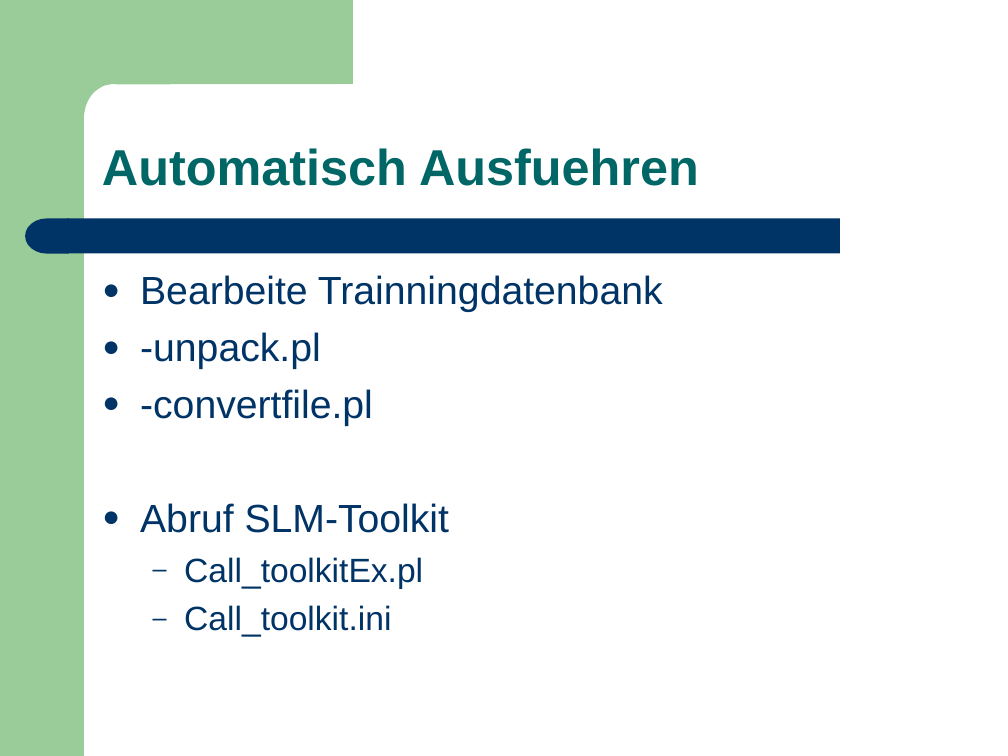
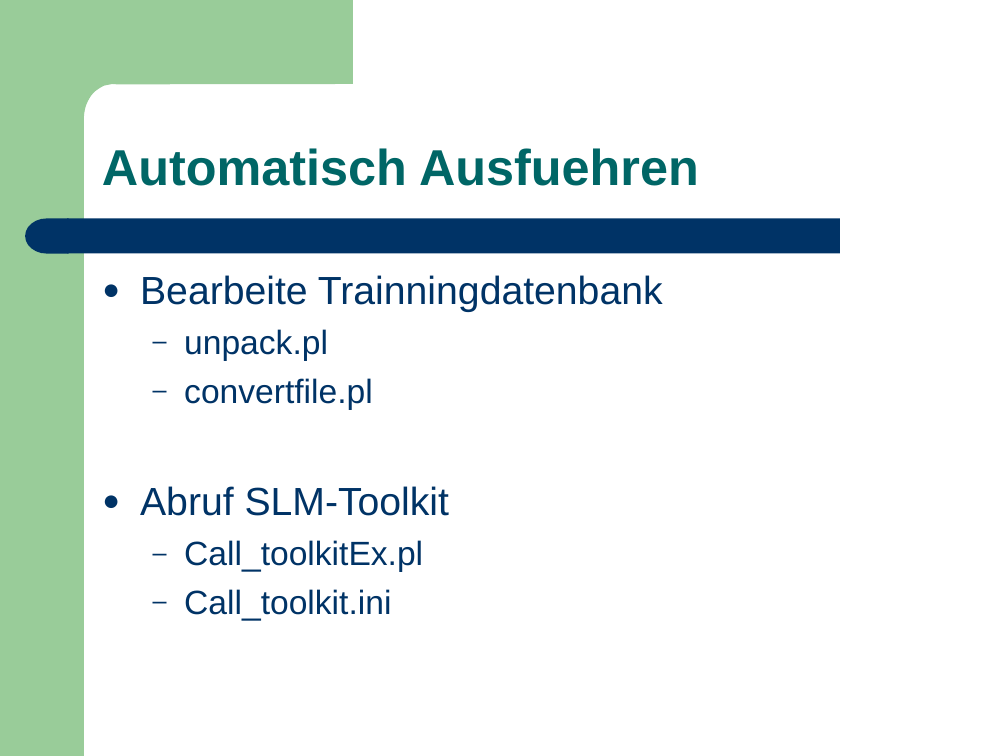
Before and after one commit to leonard117/arbeittet, a slide deck: slide 27 of ARS/doc/Training_Sprachmodell.ppt (slide 26 before the commit). Drawn at 1008x756 pixels with LibreOffice and Linux fonts; fonts in the diff are those of the drawing. Boxes give left, top, right and bottom in pixels: in the first picture for what was removed or moved away, otherwise in the second. Text is boxed around its words. In the diff, an @@ line names an element or a change of style, - is before the commit and + after.

```diff
--- a/ARS/doc/Training_Sprachmodell.ppt
+++ b/ARS/doc/Training_Sprachmodell.ppt
@@ text at [184, 329, 373, 410]: text changed; size 28 to 24 pt @@
-● -unpack.pl
-● -convertfile.pl
+  – unpack.pl
+  – convertfile.pl
```
Also in this commit, not shown: 2 other slides changed, 3 slides added, 2 slides removed.
